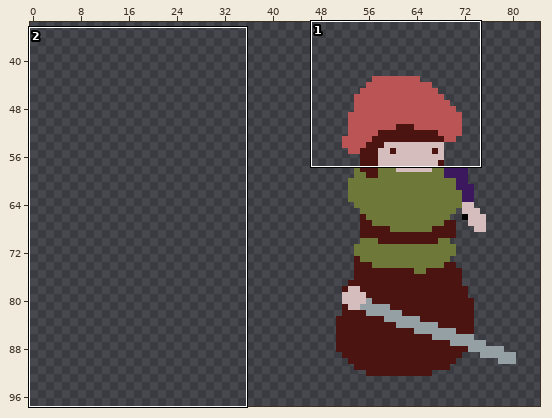
Two states of a pixel-art file, Assets/Art/Character/PlayerRedesigned/ase/block.ase. Above, an overview of the earlier version with the close-up marked.
Close-up. The starting point:
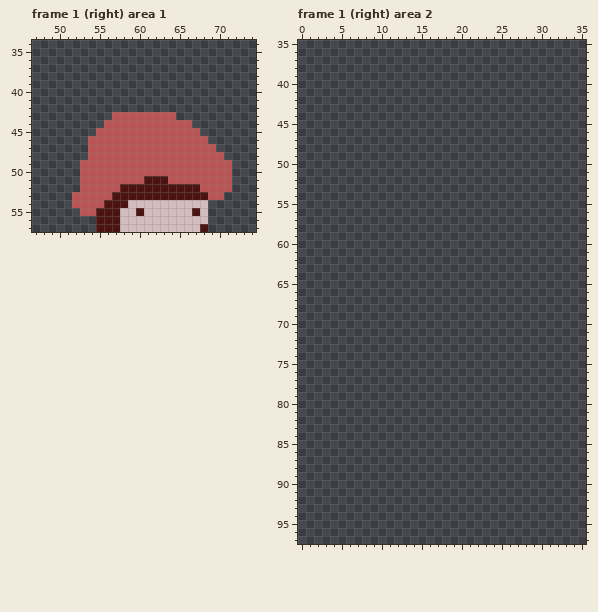
128x128 pixels, 26 frames. Shown: frame 1 (right) area 1: x 47..74, y 34..57; frame 1 (right) area 2: x 0..35, y 35..97. The wide view leaves out empty margins. The commit also changed other frames or places, which this record leaves out.
The result:
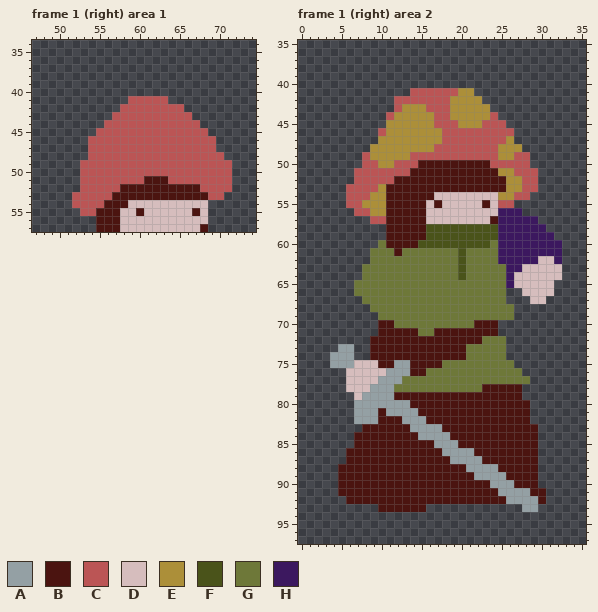
Palette (. is transparent): A #94a0a4  B #4b1410  C #bb5555  D #d6bdbd  E #ac8f39  F #4a531a  G #6e7839  H #3c185f
Changes in this commit:
layer "ref" now shown
Changed rows in their new state; - is an unchanged pixel.
Frame 1 (right) area 1, layer "mushroom":
first column x 58:
41 -CCCCC------
42 CCCCCCCC----
43 -------CC---
44 ---------C--
45 ----------C-
46 -----------C
Frame 1 (right) area 2, layer "ref":
first column x 4:
41 ----------CCCCCCEE-----------
42 --------CCCCCCCEEEE----------
43 --------CEEECCCEEEEE---------
44 -------CEEEEECCEEEEEC--------
45 -------EEEEEECCCEEECCC-------
46 ------CEEEEEEECCCCCCCCC------
47 ------EEEEEEEECCCCCCCCE------
48 -----EEEEEEEECCCCCCCCEEE-----
49 ----CEEEEECCCCCCCCCCCEECC----
50 ----CCEECCCBBBBBBBBBCCCCC----
51 ---CCCCCCCBBBBBBBBBBBEECCC---
52 ---CCCCCBBBBBBBBBBBBBBEECC---
53 --CCCCEBBBBBBBBBBBBBBBEECC---
54 --CCCEEBBBBBBDDDDDDDDEECC----
55 --CCEEEBBBBBDBDDDDDBDCC------
56 ---CCEEBBBBBDDDDDDDDDHHH-----
57 -----CCBBBBBDDDDDDDDBHHHHH---
58 -------BBBBBFFFFFFFFFHHHHHH--
59 -------BBBBBFFFFFFFFFHHHHHHH-
60 ------GBBBBFFFFFFFFFGHHHHHHHH
61 -----GGGBGGGGGGGFGGGGHHHHHHHH
62 -----GGGGGGGGGGGFGGGGHHHHHDDH
63 ----GGGGGGGGGGGGFGGGGGHHDDDDD
64 ----GGGGGGGGGGGGFGGGGGHDDDDDD
65 ---GGGGGGGGGGGGGGGGGGGHDDDDD-
66 ---GGGGGGGGGGGGGGGGGGG--DDDD-
67 ----GGGGGGGGGGGGGGGGGG---DD--
68 -----GGGGGGGGGGGGGGGGGG------
69 ------GGGGGGGGGGGGGGGGG------
70 ------BBGGGGGGGGGGBBB--------
71 ------BBBBBGGBBBBBBBB--------
72 -----BBBBBBBBBBBBBBGGG-------
73 -AA--BBBBBBBBBBBBGGGGG-------
74 AAA--BBBBBBBBBBBBGGGGG-------
75 AAADDDBBAABBBBGGGGGGGGG------
76 --DDDDDAAABBGGGGGGGGGGGG-----
77 --DDDDAAAGGGGGGGGGGGGGGGG----
78 --DDDAAAGGGGGGGGGGGBBBBB-----
79 ---DAAAABBBBBBBBBBBBBBBB-----
80 ---AAAAAAABBBBBBBBBBBBBBB----
81 ---AAABAAAABBBBBBBBBBBBBB----
82 ---AAABBBAAABBBBBBBBBBBBB----
83 ----BBBBBBAAAABBBBBBBBBBBB---
84 ---BBBBBBBBAAAABBBBBBBBBBB---
85 ---BBBBBBBBBBAAABBBBBBBBBB---
86 --BBBBBBBBBBBBAAAABBBBBBBB---
87 --BBBBBBBBBBBBBAAAABBBBBBB---
88 -BBBBBBBBBBBBBBBBAAAABBBBB---
89 -BBBBBBBBBBBBBBBBBAAAABBBB---
90 -BBBBBBBBBBBBBBBBBBBAAABBB---
91 -BBBBBBBBBBBBBBBBBBBBAAAABB--
92 --BBBBBBBBBBBBBBBBBBBBAAAAB--
93 ------BBBBBB------------AA---
Boxes around the changes in both close-ups, in picture pixels (x1, y1, x2, y2):
added: (120, 96, 216, 144)
added: (330, 88, 562, 512)
